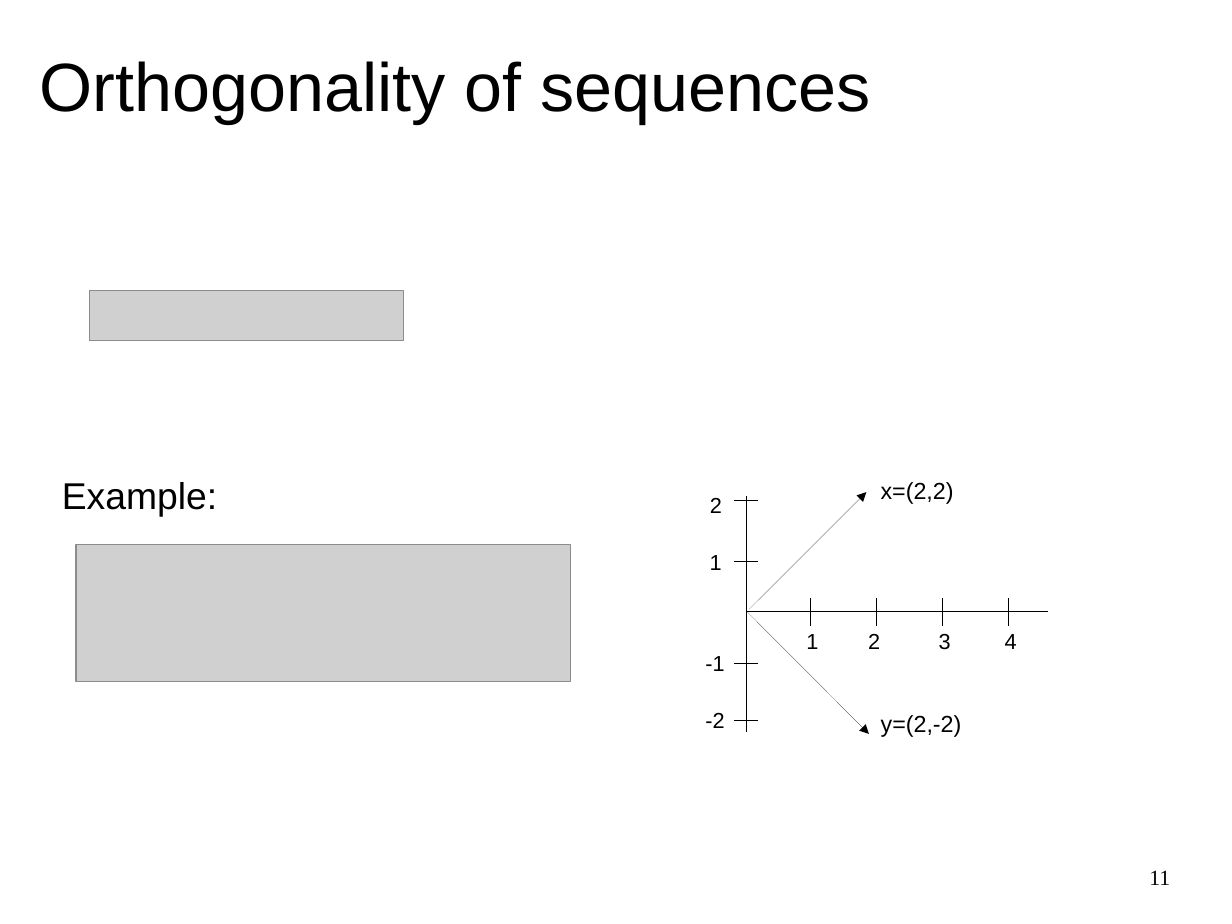
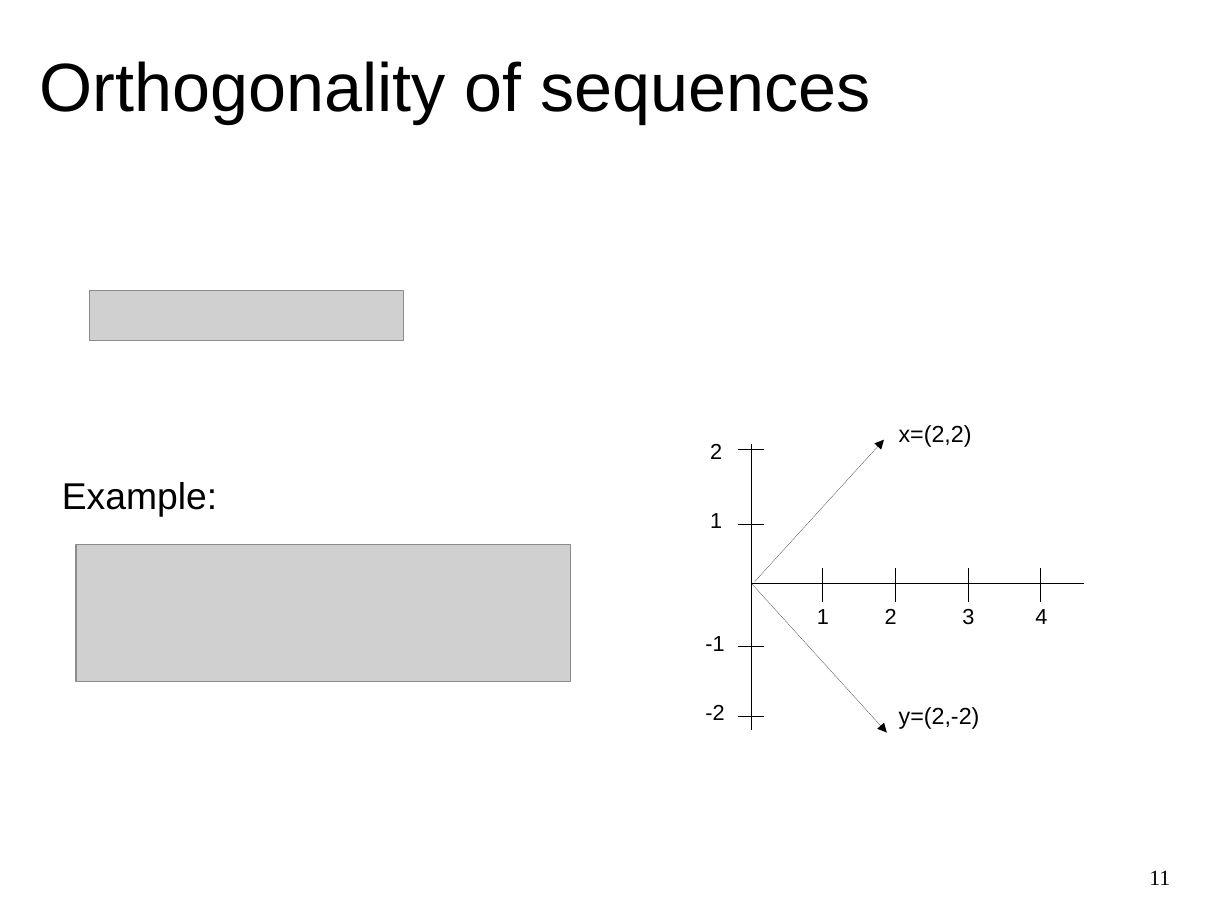
Before and after one commit to MTG/sms-tools, a slide deck: slide 11 of lectures/1-Introduction/Basic-mathematics.odp. Drawn at 1232x924 pixels with LibreOffice and Linux fonts; fonts in the diff are those of the drawing; grey boxes stand for pictures. Boxes give left, top, right and bottom in pixels: in the first picture for what was removed or moved away, otherwise in the second. Text is boxed around its words. In the diff, an @@ line names an element or a change of style, - is before the commit and + after.

```diff
--- a/lectures/1-Introduction/Basic-mathematics.odp
+++ b/lectures/1-Introduction/Basic-mathematics.odp
@@ text "x=(2,2)": place and size @@
-text "x=(2,2)" at box(881, 482, 954, 504)
+text "x=(2,2)" at box(899, 425, 972, 447)
@@ text "2": place and size @@
-text "2" at box(710, 498, 722, 513)
+text "2" at box(710, 444, 722, 459)
@@ line moved from (736, 501) - (758, 501) to (739, 449) - (764, 449) @@
@@ line moved from (747, 496) - (747, 731) to (752, 445) - (752, 729) @@
@@ arrow moved from (749, 609) - (866, 492) to (755, 581) - (884, 439) @@
@@ text "1": place and size @@
-text "1" at box(710, 555, 722, 570)
+text "1" at box(710, 513, 722, 528)
@@ line moved from (736, 562) - (758, 562) to (739, 524) - (764, 524) @@
@@ line moved from (811, 599) - (811, 626) to (823, 569) - (823, 601) @@
@@ line moved from (876, 599) - (876, 626) to (895, 569) - (895, 601) @@
@@ line moved from (944, 599) - (944, 626) to (968, 569) - (968, 601) @@
@@ line moved from (1010, 599) - (1010, 626) to (1041, 569) - (1041, 601) @@
@@ line moved from (747, 612) - (1049, 612) to (751, 584) - (1084, 584) @@
@@ arrow moved from (747, 612) - (870, 735) to (752, 584) - (888, 732) @@
@@ text "1": place and size @@
-text "1" at box(806, 634, 818, 649)
+text "1" at box(817, 609, 829, 624)
@@ text "2": place and size @@
-text "2" at box(868, 634, 880, 649)
+text "2" at box(885, 609, 897, 624)
@@ text "3": place and size @@
-text "3" at box(939, 634, 951, 650)
+text "3" at box(962, 609, 974, 625)
@@ text "4": place and size @@
-text "4" at box(1005, 634, 1017, 649)
+text "4" at box(1035, 609, 1047, 624)
@@ text "-1": place and size @@
-text "-1" at box(705, 656, 724, 671)
+text "-1" at box(705, 636, 724, 651)
@@ line moved from (736, 663) - (758, 663) to (739, 647) - (764, 647) @@
@@ text "-2": place and size @@
-text "-2" at box(705, 713, 724, 728)
+text "-2" at box(705, 705, 724, 720)
@@ line moved from (736, 720) - (758, 720) to (739, 717) - (764, 717) @@
@@ text "y=(2,-2)": place and size @@
-text "y=(2,-2)" at box(881, 715, 962, 737)
+text "y=(2,-2)" at box(899, 707, 980, 729)
```
Also in this commit, not shown: 7 other slides changed, 11 other files.
